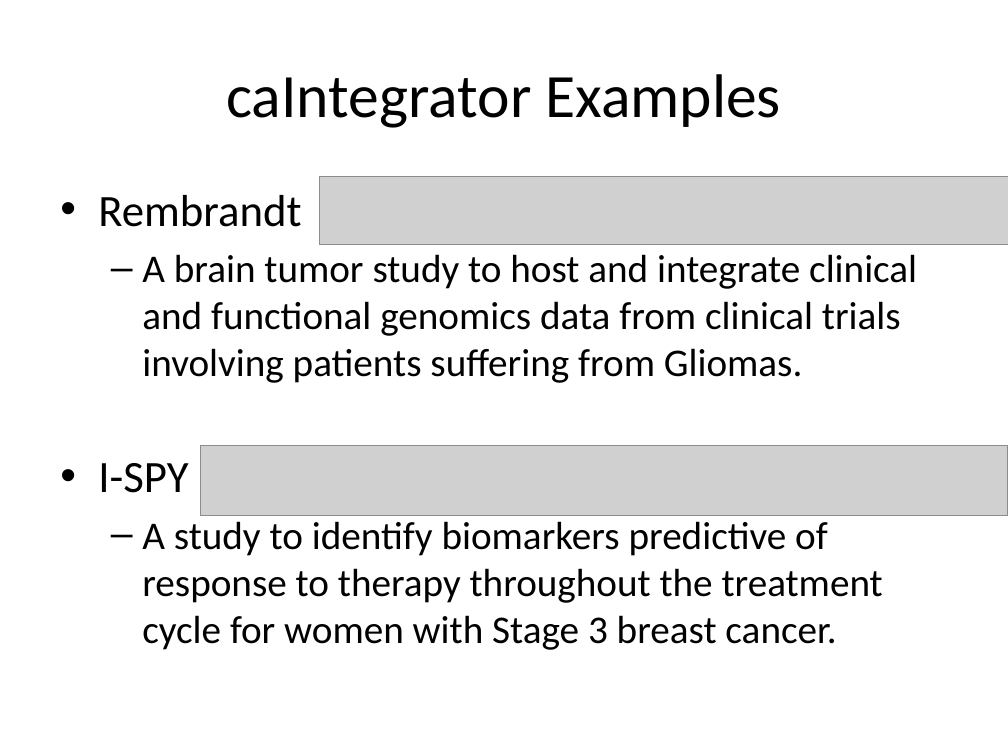
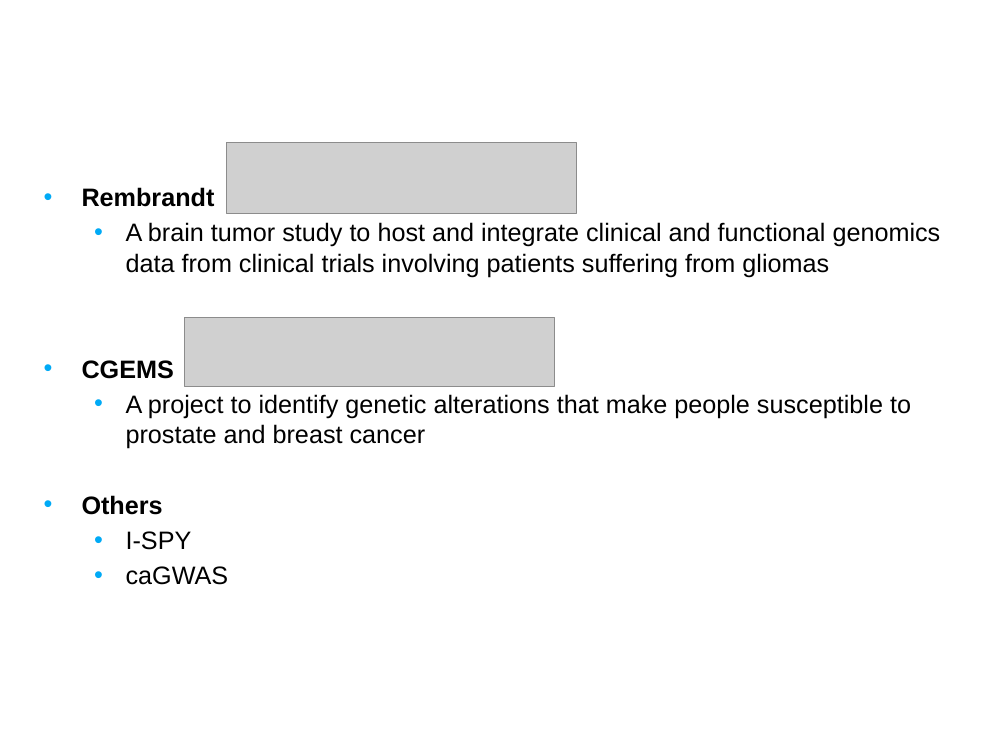
Before and after one commit to NCIP/caintegrator, a slide deck: slide 3 of docs/project_management/external_meetings/ICR Workspace Mtg Sept 2008 Slides.pptx. Drawn at 1008x756 pixels with LibreOffice and Linux fonts; fonts in the diff are those of the drawing; grey boxes stand for pictures; background and template pictures are left out. Boxes give left, top, right and bottom in pixels: in the first picture for what was removed or moved away, otherwise in the second. Text is boxed around its words. In the diff, an @@ line names an element or a change of style, - is before the commit and + after.

```diff
--- a/docs/project_management/external_meetings/ICR Workspace Mtg Sept 2008 Slides.pptx
+++ b/docs/project_management/external_meetings/ICR Workspace Mtg Sept 2008 Slides.pptx
@@ title "caIntegrator Examples": place and size @@
-title "caIntegrator Examples" at bbox=[226, 74, 780, 128]
+title "caIntegrator Examples" at bbox=[33, 0, 789, 118]
@@ title "caIntegrator Examples" at bbox=[33, 0, 789, 118]: size 44 to 28 pt, font Calibri to Arial, text colour #000000 to #FFFFFF, bold on; alignment centre to left @@
@@ picture added at bbox=[227, 143, 577, 214] @@
@@ text "Rembrandt": place and size @@
-text "Rembrandt" at bbox=[98, 195, 917, 650]
+text "Rembrandt" at bbox=[82, 187, 941, 585]
@@ picture removed at bbox=[320, 176, 1008, 245] @@
@@ text at bbox=[82, 187, 215, 550]: size 32 to 18 pt, font Calibri to Arial in "Rembrandt", "I-SPY"; bold on in "Rembrandt"; less space between paragraphs; list level 1 to 2 in "I-SPY" @@
@@ text at bbox=[82, 222, 941, 515]: text changed; size 28 to 18 pt; font Calibri to Arial @@
-  – A brain tumor study to host and integrate clinical and functional genomics data from clinical trials involving patients suffering from Gliomas.
+  • A brain tumor study to host and integrate clinical and functional genomics data from clinical trials involving patients suffering from gliomas
+• CGEMS
+  • A project to identify genetic alterations that make people susceptible to prostate and breast cancer
+• Others
@@ picture added at bbox=[184, 318, 554, 386] @@
@@ picture removed at bbox=[201, 446, 1008, 516] @@
@@ text at bbox=[126, 566, 229, 585]: text changed; size 28 to 18 pt; font Calibri to Arial @@
-  – A study to identify biomarkers predictive of response to therapy throughout the treatment cycle for women with Stage 3 breast cancer.
+  • caGWAS
```
Also in this commit, not shown: 9 other slides changed.
